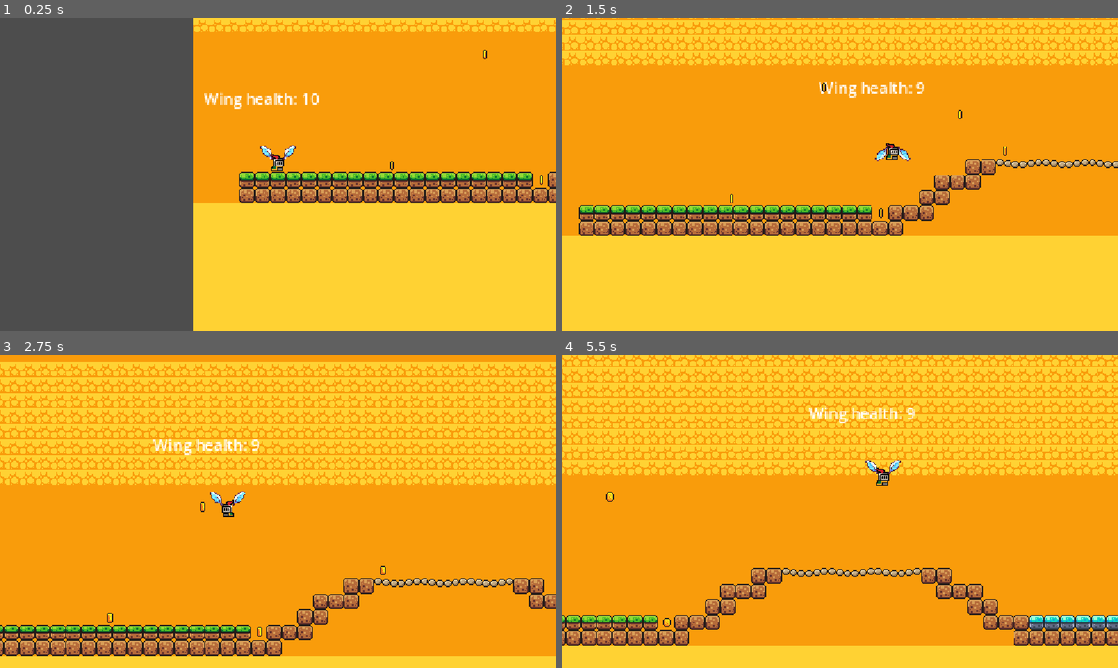
Above: before the commit, frames 1-4 (two rows, left to right).
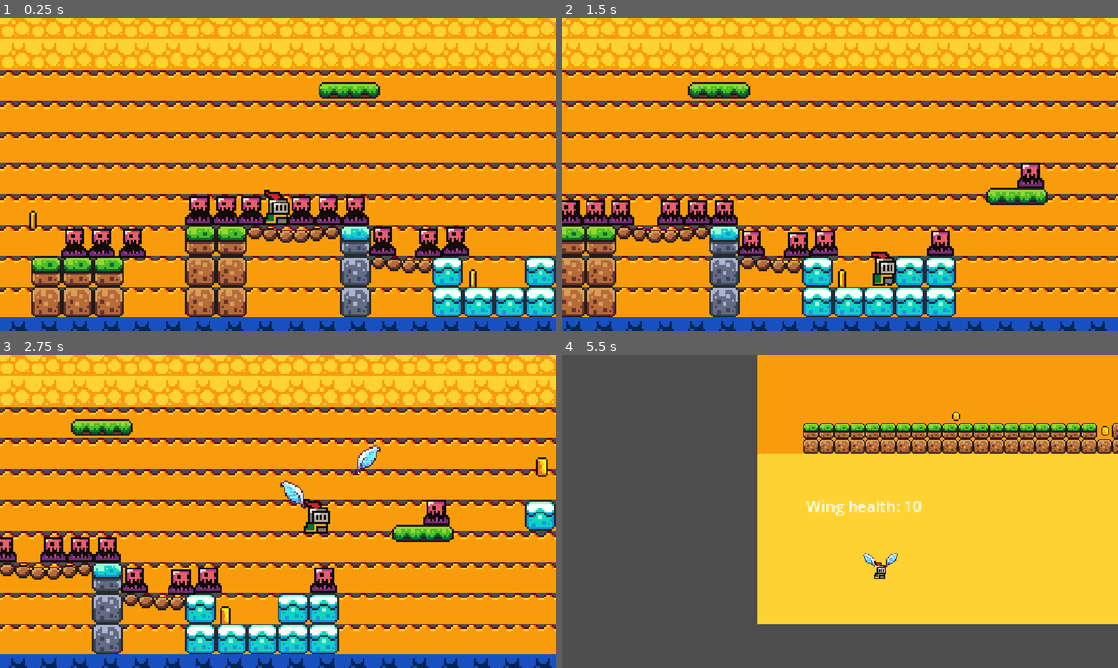
Above: after the commit, the same moments.

Repository: Diode-exe/second-wind
Game: Godot game, scene res://scenes/game.tscn
The game is run twice, just before and just after one commit, with the same random seed, the same clock (stepped at 60 frames per second) and the same inputs. Before the commit the project starts from res://scenes/actual_level.tscn.
Inputs:
- Up to frame 1 (0.25 s): no input
- Up to frame 2 (1.5 s): tap Enter (ui_accept) at 0.5, 0.77, 1.07 s; hold Right (ui_right) from 0.53 s (still down); tap Space (space) at 0.6, 1.35 s
- Up to frame 3 (2.75 s): tap Enter (ui_accept) at 1.52, 1.82 s; release Right (ui_right) at 2.03 s; hold Left (ui_left) from 2.03 s (still down); tap Space (space) at 2.1 s
- Up to frame 4 (5.5 s): release Left (ui_left) at 2.78 s; hold Right (ui_right) 2.78-4.28 s; tap Space (space) every 0.75 s from 2.85 to 5.1 s; tap Enter (ui_accept) at 3.02, 3.32, 3.77, 4.07, 4.52, 4.82 s; hold Left (ui_left) 4.28-5.03 s; hold Right (ui_right) from 5.03 s (still down)

The runs differ from the first frame. In frame 1, 77% of the frame differs, in the area x 0-100%, y 0-100%; in frame 2, 56%; in frame 3, 51%; in frame 4, 92%.
Error after the commit: Cannot call method 'change_scene_to_file' on a null value. (res://scripts/player.gd:111)

Commit message:
attempting to create growing white box

Diff:
--- a/project.godot
+++ b/project.godot
@@ -11,7 +11,7 @@
 [application]
 
 config/name="second-wind"
-run/main_scene="uid://dcia1qg7nnix3"
+run/main_scene="uid://bhkgxpuhyo2js"
 config/features=PackedStringArray("4.7", "Forward Plus")
 config/icon="res://icon.svg"
 
--- a/scenes/game.tscn
+++ b/scenes/game.tscn
@@ -258,6 +258,67 @@
 [sub_resource type="RectangleShape2D" id="RectangleShape2D_uexfq"]
 size = Vector2(14.614422, 9.677418)
 
+[sub_resource type="Animation" id="Animation_dinhu"]
+length = 0.001
+tracks/0/type = "value"
+tracks/0/imported = false
+tracks/0/enabled = true
+tracks/0/path = NodePath(".:position")
+tracks/0/interp = 1
+tracks/0/loop_wrap = true
+tracks/0/keys = {
+"times": PackedFloat32Array(0),
+"transitions": PackedFloat32Array(1),
+"update": 0,
+"values": [Vector2(3.5, 5)]
+}
+tracks/1/type = "value"
+tracks/1/imported = false
+tracks/1/enabled = true
+tracks/1/path = NodePath(".:scale")
+tracks/1/interp = 1
+tracks/1/loop_wrap = true
+tracks/1/keys = {
+"times": PackedFloat32Array(0),
+"transitions": PackedFloat32Array(1),
+"update": 0,
+"values": [Vector2(6.4494953, 2.2026143)]
+}
+
+[sub_resource type="Animation" id="Animation_kvpfn"]
+resource_name = "enlarge"
+length = 2.0
+tracks/0/type = "value"
+tracks/0/imported = false
+tracks/0/enabled = true
+tracks/0/path = NodePath(".:position")
+tracks/0/interp = 1
+tracks/0/loop_wrap = true
+tracks/0/keys = {
+"times": PackedFloat32Array(0, 2),
+"transitions": PackedFloat32Array(1, 1),
+"update": 0,
+"values": [Vector2(3.5, 5), Vector2(3.5, 5)]
+}
+tracks/1/type = "value"
+tracks/1/imported = false
+tracks/1/enabled = true
+tracks/1/path = NodePath(".:scale")
+tracks/1/interp = 1
+tracks/1/loop_wrap = true
+tracks/1/keys = {
+"times": PackedFloat32Array(0.0009999999, 2),
+"transitions": PackedFloat32Array(1, 1),
+"update": 0,
+"values": [Vector2(0.10606061, 0.1633987), Vector2(6.4494953, 2.2026143)]
+}
+
+[sub_resource type="AnimationLibrary" id="AnimationLibrary_dinhu"]
+_data = {
+&"RESET": SubResource("Animation_dinhu"),
+&"enlarge": SubResource("Animation_kvpfn")
+}
+
 [node name="Game" type="Node2D" unique_id=790904685]
 
 [node name="TileMap" type="TileMap" parent="." unique_id=1095974637]
@@ -446,9 +507,12 @@
 [node name="white" type="Sprite2D" parent="." unique_id=290261382]
 visible = false
 z_index = 3
-position = Vector2(371, -13.75)
-scale = Vector2(6.5353537, 2.271242)
+position = Vector2(3.5, 5)
+scale = Vector2(6.4494953, 2.2026143)
 texture = ExtResource("9_0tnpc")
+
+[node name="AnimationPlayer" type="AnimationPlayer" parent="white" unique_id=2070306029]
+libraries/ = SubResource("AnimationLibrary_dinhu")
 
 [node name="wing_gain" parent="." unique_id=1746863379 instance=ExtResource("10_vtaks")]
 visible = false
--- a/scripts/player.gd
+++ b/scripts/player.gd
@@ -12,6 +12,7 @@
 @onready var killzone: Area2D = $"../Sprite2D/Killzone"
 @onready var player: CharacterBody2D = $"."
 @onready var player_sprite: AnimatedSprite2D = $"./AnimatedSprite2D"
+@onready var white_animation: AnimationPlayer = $"../white/AnimationPlayer"
 
 @onready var wing_gain: Node2D = $"../wing_gain"
 @onready var wing_gain_sprite: Sprite2D = $"../wing_gain/Player"
@@ -103,5 +104,8 @@
 
 		player.visible = true
 
-		#white.visible = true
+		white.visible = true
+		white_animation.play("enlarge")
 		has_wings = true
+
+		get_tree().change_scene_to_file("res://scenes/actual_level.tscn")
